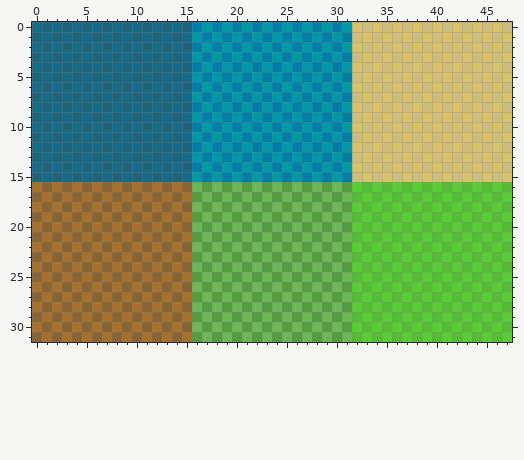
File history of a pixel-art sprite, res/tileset.png. The picture above is the old version.
The file is 48x32 pixels. Colours within 5 levels of each other are drawn and written as one.
After the commit:
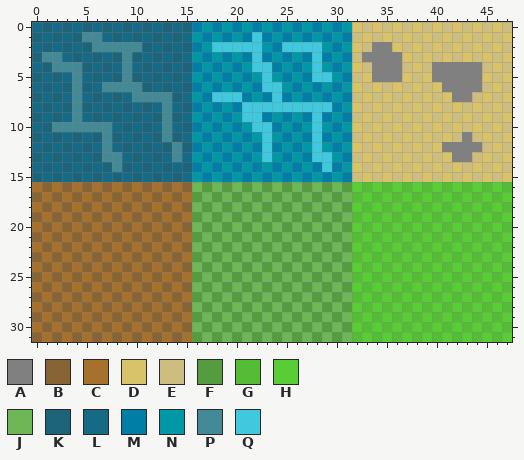
Palette (. is transparent): A #808080  B #886333  C #a6712c  D #d8c26a  E #cdbd7f  F #559b3f  G #55bc35  H #59cd36  J #6db757  K #1d647a  L #166a85  M #007ea6  N #0098a6  P #448a96  Q #3fc8de
Difference:
{"y":1,"x":5,"old":"LK","new":"PP"}
{"y":1,"x":22,"old":"N","new":"Q"}
{"y":2,"x":6,"old":"LKLKL","new":"PPPPP"}
{"y":2,"x":18,"old":"MNMNM","new":"QQQQQ"}
{"y":2,"x":25,"old":"NMNM","new":"QQQQ"}
{"y":2,"x":34,"old":"DE","new":"AA"}
{"y":3,"x":1,"old":"LK","new":"PP"}
{"y":3,"x":9,"old":"L","new":"P"}
{"y":3,"x":22,"old":"N","new":"Q"}
{"y":3,"x":28,"old":"N","new":"Q"}
{"y":3,"x":33,"old":"DEDE","new":"AAAA"}
{"y":4,"x":2,"old":"LKL","new":"PPP"}
{"y":4,"x":9,"old":"K","new":"P"}
{"y":4,"x":22,"old":"MN","new":"QQ"}
{"y":4,"x":28,"old":"M","new":"Q"}
{"y":4,"x":34,"old":"DED","new":"AAA"}
{"y":4,"x":40,"old":"DEDED","new":"AAAAA"}
{"y":5,"x":4,"old":"K","new":"P"}
{"y":5,"x":9,"old":"L","new":"P"}
{"y":5,"x":23,"old":"M","new":"Q"}
{"y":5,"x":28,"old":"NM","new":"QQ"}
{"y":5,"x":34,"old":"EDE","new":"AAA"}
{"y":5,"x":40,"old":"EDEDE","new":"AAAAA"}
{"y":6,"x":4,"old":"L","new":"P"}
{"y":6,"x":7,"old":"KLKL","new":"PPPP"}
{"y":6,"x":23,"old":"NM","new":"QQ"}
{"y":6,"x":41,"old":"EDED","new":"AAAA"}
{"y":7,"x":4,"old":"K","new":"P"}
{"y":7,"x":10,"old":"KLKL","new":"PPPP"}
{"y":7,"x":18,"old":"NMN","new":"QQQ"}
{"y":7,"x":24,"old":"N","new":"Q"}
{"y":7,"x":42,"old":"ED","new":"AA"}
{"y":8,"x":4,"old":"L","new":"P"}
{"y":8,"x":13,"old":"K","new":"P"}
{"y":8,"x":21,"old":"NMNMNMNMN","new":"QQQQQQQQQ"}
{"y":9,"x":4,"old":"K","new":"P"}
{"y":9,"x":13,"old":"L","new":"P"}
{"y":9,"x":21,"old":"MN","new":"QQ"}
{"y":9,"x":28,"old":"N","new":"Q"}
{"y":10,"x":2,"old":"LKLKLK","new":"PPPPPP"}
{"y":10,"x":13,"old":"K","new":"P"}
{"y":10,"x":22,"old":"MN","new":"QQ"}
{"y":10,"x":28,"old":"M","new":"Q"}
{"y":11,"x":7,"old":"L","new":"P"}
{"y":11,"x":13,"old":"L","new":"P"}
{"y":11,"x":23,"old":"M","new":"Q"}
{"y":11,"x":28,"old":"N","new":"Q"}
{"y":11,"x":43,"old":"D","new":"A"}
{"y":12,"x":7,"old":"K","new":"P"}
{"y":12,"x":14,"old":"L","new":"P"}
{"y":12,"x":23,"old":"N","new":"Q"}
{"y":12,"x":28,"old":"M","new":"Q"}
{"y":12,"x":41,"old":"EDED","new":"AAAA"}
{"y":13,"x":7,"old":"LK","new":"PP"}
{"y":13,"x":14,"old":"K","new":"P"}
{"y":13,"x":23,"old":"M","new":"Q"}
{"y":13,"x":28,"old":"NM","new":"QQ"}
{"y":13,"x":42,"old":"ED","new":"AA"}
{"y":14,"x":8,"old":"L","new":"P"}
{"y":14,"x":29,"old":"N","new":"Q"}
{"label":"changed","picture_box":[42,32,182,172]}
{"label":"changed","picture_box":[212,32,332,172]}
{"label":"changed","picture_box":[362,42,482,162]}
